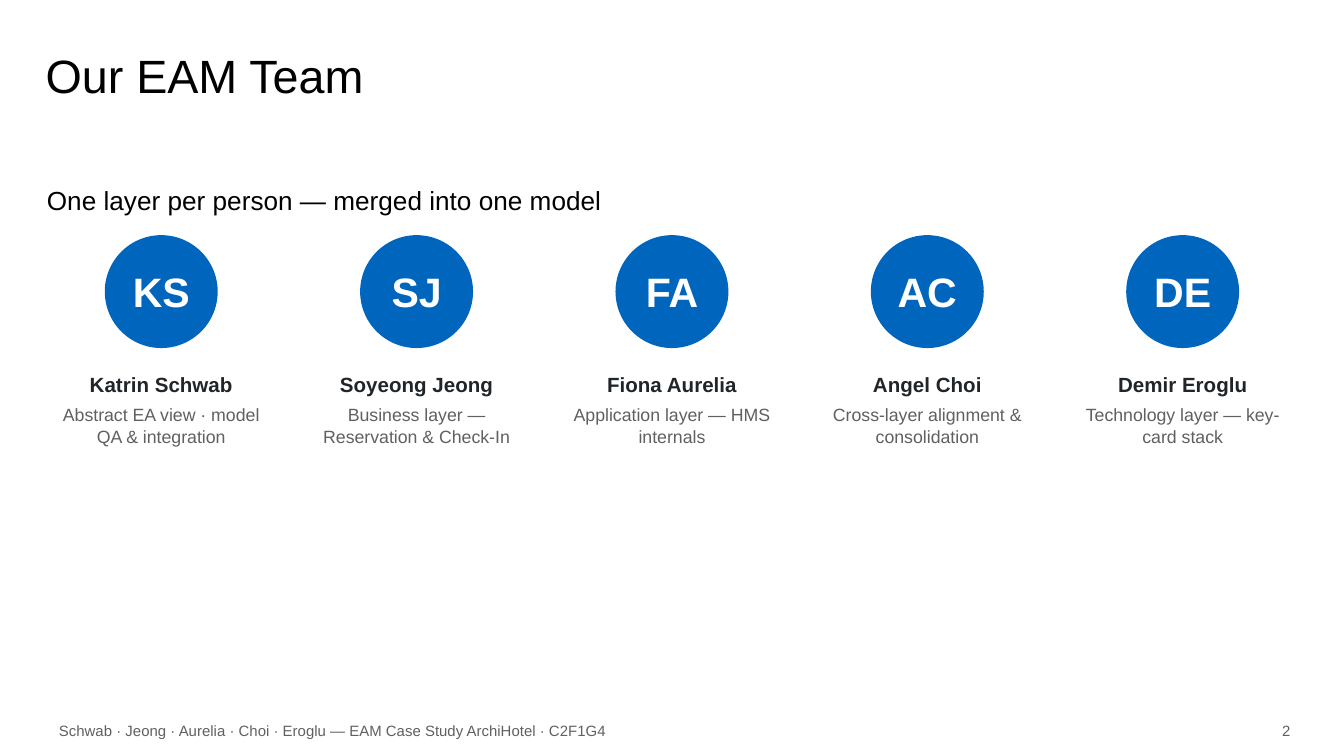
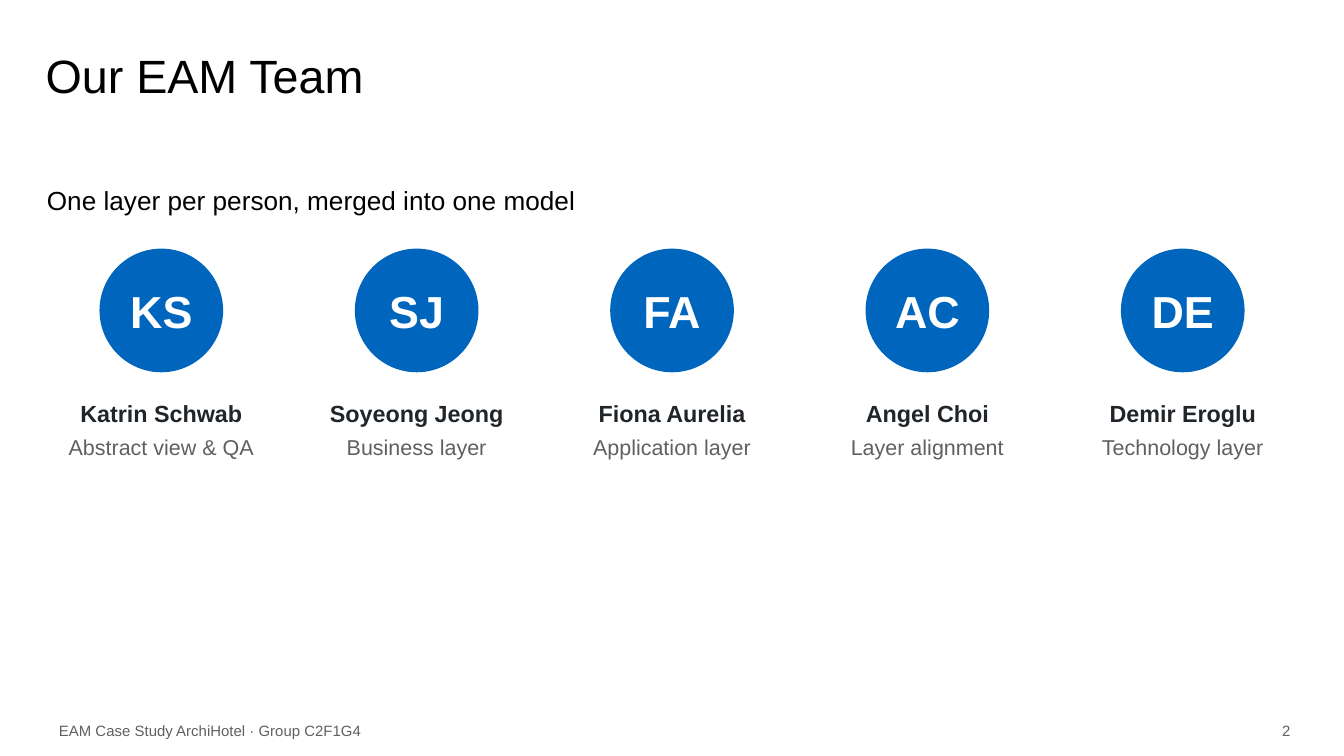
Before and after one commit to KatrinSchw/enterprise-architecture-model, a slide deck: slide 2 of slides/C2F1G4.pptx. Drawn at 1344x756 pixels with LibreOffice and Linux fonts; fonts in the diff are those of the drawing; background and template pictures are left out. Boxes give left, top, right and bottom in pixels: in the first picture for what was removed or moved away, otherwise in the second. Text is boxed around its words. In the diff, an @@ line names an element or a change of style, - is before the commit and + after.

```diff
--- a/slides/C2F1G4.pptx
+++ b/slides/C2F1G4.pptx
@@ text at [47, 191, 575, 216]: text changed @@
-One layer per person — merged into one model
+One layer per person, merged into one model
@@ ellipse "KS": place and size @@
-ellipse "KS" at [105, 235, 218, 348]
+ellipse "KS" at [99, 249, 223, 372]
@@ ellipse "SJ": place and size @@
-ellipse "SJ" at [360, 235, 473, 348]
+ellipse "SJ" at [355, 249, 478, 372]
@@ ellipse "FA": place and size @@
-ellipse "FA" at [616, 235, 728, 348]
+ellipse "FA" at [610, 249, 734, 372]
@@ ellipse "AC": place and size @@
-ellipse "AC" at [871, 235, 984, 348]
+ellipse "AC" at [866, 249, 989, 372]
@@ size 22 to 24 pt in 5 elements at [99, 249, 223, 372], [355, 249, 478, 372], [610, 249, 734, 372], [866, 249, 989, 372], [1121, 249, 1245, 372] @@
@@ ellipse "DE": place and size @@
-ellipse "DE" at [1126, 235, 1239, 348]
+ellipse "DE" at [1121, 249, 1245, 372]
@@ text "Katrin Schwab": place and size @@
-text "Katrin Schwab" at [63, 377, 259, 447]
+text "Katrin Schwab" at [69, 405, 254, 459]
@@ text at [80, 405, 242, 423]: size 11 to 12.5 pt in "Katrin Schwab" @@
@@ text "Soyeong Jeong": place and size @@
-text "Soyeong Jeong" at [323, 377, 510, 443]
+text "Soyeong Jeong" at [330, 405, 504, 460]
@@ text at [330, 405, 504, 427]: size 11 to 12.5 pt in "Soyeong Jeong" @@
@@ text "Fiona Aurelia": place and size @@
-text "Fiona Aurelia" at [574, 377, 770, 443]
+text "Fiona Aurelia" at [593, 405, 751, 460]
@@ text at [599, 405, 745, 423]: size 11 to 12.5 pt in "Fiona Aurelia" @@
@@ text "Angel Choi": place and size @@
-text "Angel Choi" at [833, 377, 1005, 443]
+text "Angel Choi" at [851, 405, 1003, 460]
@@ text at [866, 405, 989, 427]: size 11 to 12.5 pt in "Angel Choi" @@
@@ text "Demir Eroglu": place and size @@
-text "Demir Eroglu" at [1086, 377, 1279, 443]
+text "Demir Eroglu" at [1102, 405, 1264, 460]
@@ text at [1110, 405, 1256, 427]: size 11 to 12.5 pt in "Demir Eroglu" @@
@@ text at [69, 439, 254, 459]: text changed; size 9.5 to 11.5 pt @@
-Abstract EA view · model QA & integration
+Abstract view & QA
@@ text at [347, 439, 487, 460]: text changed; size 9.5 to 11.5 pt @@
-Business layer — Reservation & Check-In
+Business layer
@@ text at [593, 439, 751, 460]: text changed; size 9.5 to 11.5 pt @@
-Application layer — HMS internals
+Application layer
@@ text at [851, 439, 1003, 460]: text changed; size 9.5 to 11.5 pt @@
-Cross-layer alignment & consolidation
+Layer alignment
@@ text at [1102, 439, 1264, 460]: text changed; size 9.5 to 11.5 pt @@
-Technology layer — key-card stack
+Technology layer
@@ text at [59, 725, 361, 739]: text changed @@
-Schwab · Jeong · Aurelia · Choi · Eroglu — EAM Case Study ArchiHotel · C2F1G4
+EAM Case Study ArchiHotel · Group C2F1G4
```
Also in this commit, not shown: 13 other slides changed, 1 slide added, 1 other file.
